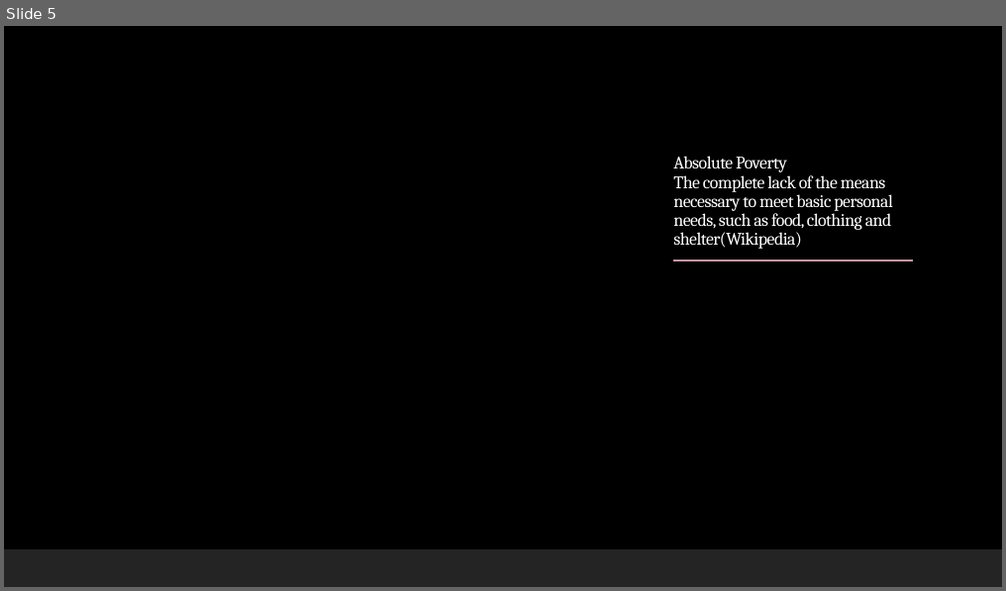
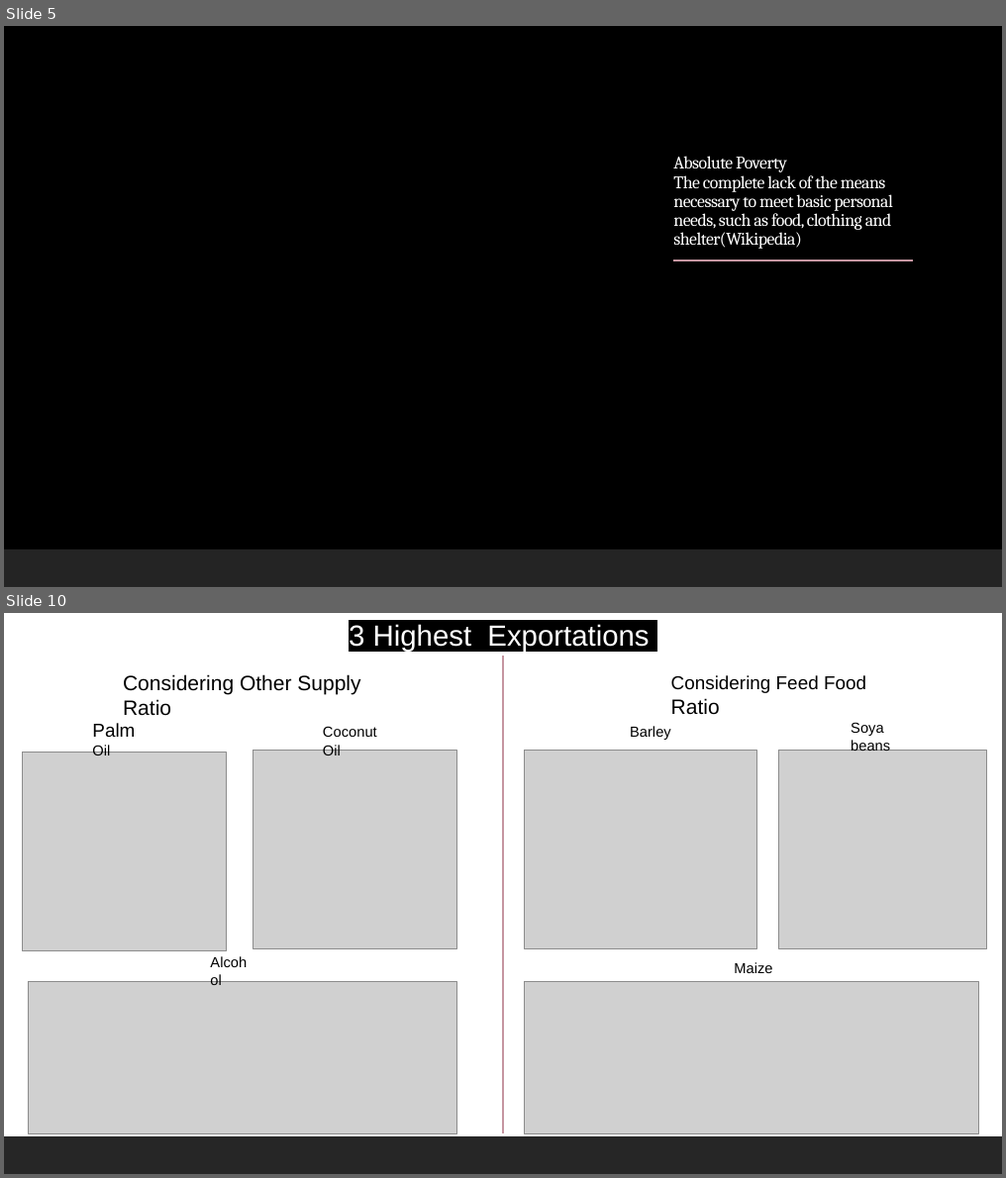
Before and after one commit to furawa/OC_data_analyst_projects, a slide deck: 01_public_health_study/public_health_study_presentation.pptx. Shown one above the other, each under a label of ours: slide 5 before the commit, slides 5 and 10 after it; the slides between them are not shown. The pictures are 1006x591 and 1006x1178 pixels, drawn with LibreOffice and Linux fonts; fonts in the diff are those of the drawing; grey boxes stand for pictures; background and template pictures are left out. Boxes give left, top, right and bottom in pixels: in the first picture for what was removed or moved away, otherwise in the second. Text is boxed around its words. In the diff, an @@ line names an element or a change of style, - is before the commit and + after.

```diff
--- a/01_public_health_study/public_health_study_presentation.pptx
+++ b/01_public_health_study/public_health_study_presentation.pptx
@@ slide 10 added at <box>4,613,1002,1174</box>, background #FFFFFF; not listed: 1 template element that a slide beside it also shows @@
@@ text added at <box>349,624,648,652</box>, 28 pt, text #FFFFFF @@
+3 Highest Exportations
@@ line added from (503, 656) to (503, 656), #C696A1 1 pt @@
@@ line added from (503, 656) to (503, 1134), #C696A1 2.5 pt @@
@@ text added at <box>123,674,360,716</box>, 20 pt, text #000000 @@
+Considering Other Supply Ratio
@@ text added at <box>671,675,866,715</box>, 18 pt, text #000000 @@
+Considering Feed Food Ratio
@@ text added at <box>92,723,135,756</box>, 18 pt, text #000000 @@
+Palm Oil
@@ text added at <box>323,726,377,756</box>, 14 pt, text #000000 @@
+Coconut Oil
@@ text added at <box>630,726,671,740</box>, 14 pt, text #000000 @@
+Barley
@@ text added at <box>850,722,890,751</box>, 14 pt, text #000000 @@
+Soya beans
@@ picture added at <box>23,753,227,952</box> @@
@@ picture added at <box>253,750,456,950</box> @@
@@ picture added at <box>525,750,757,950</box> @@
@@ picture added at <box>778,750,987,950</box> @@
@@ text added at <box>203,950,261,975</box>, 14 pt, text #000000 @@
+Alcohol
@@ text added at <box>734,962,772,973</box>, 14 pt, text #000000 @@
+Maize
@@ picture added at <box>28,981,456,1134</box> @@
@@ picture added at <box>525,981,979,1134</box> @@
```
Also in this commit, not shown: 2 slides changed, 19 other slides added, 3 other files.
